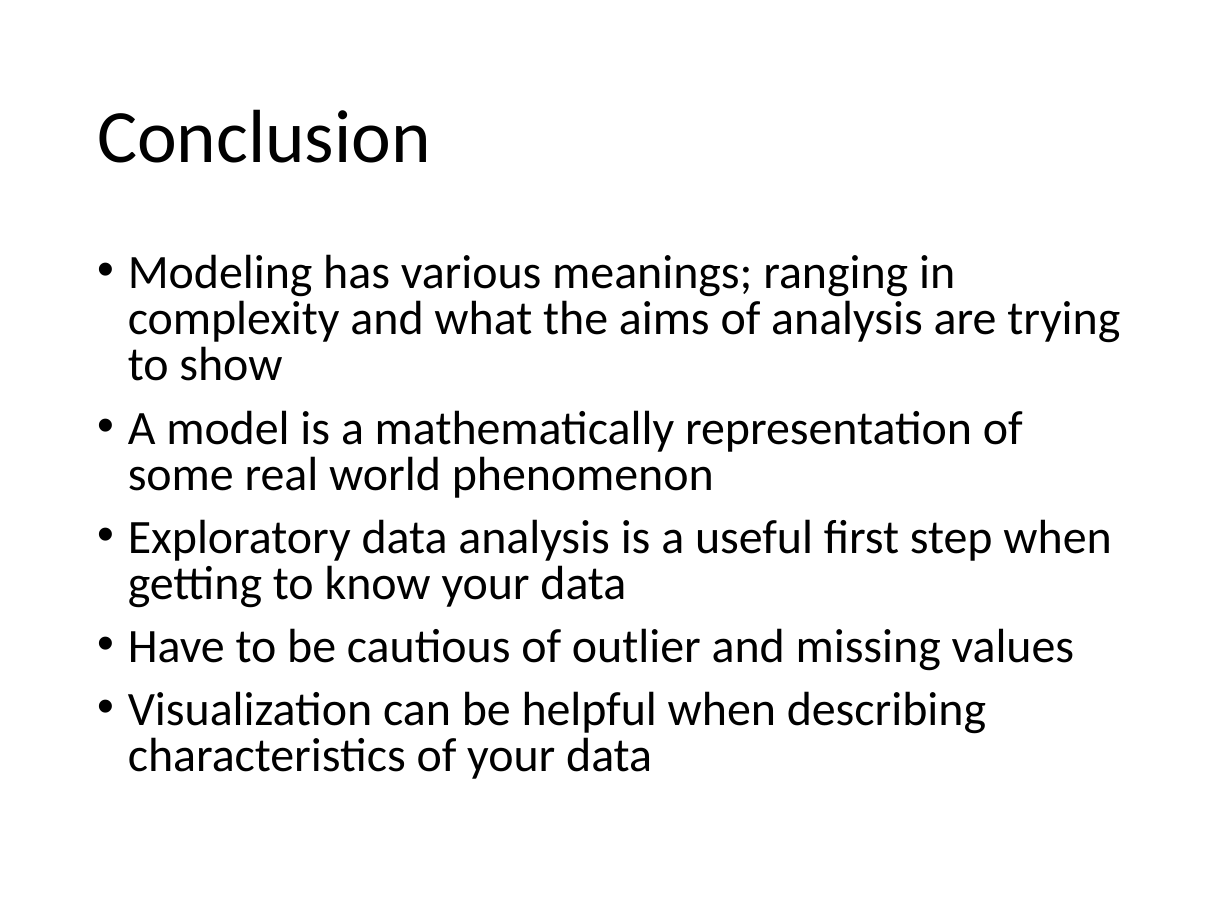
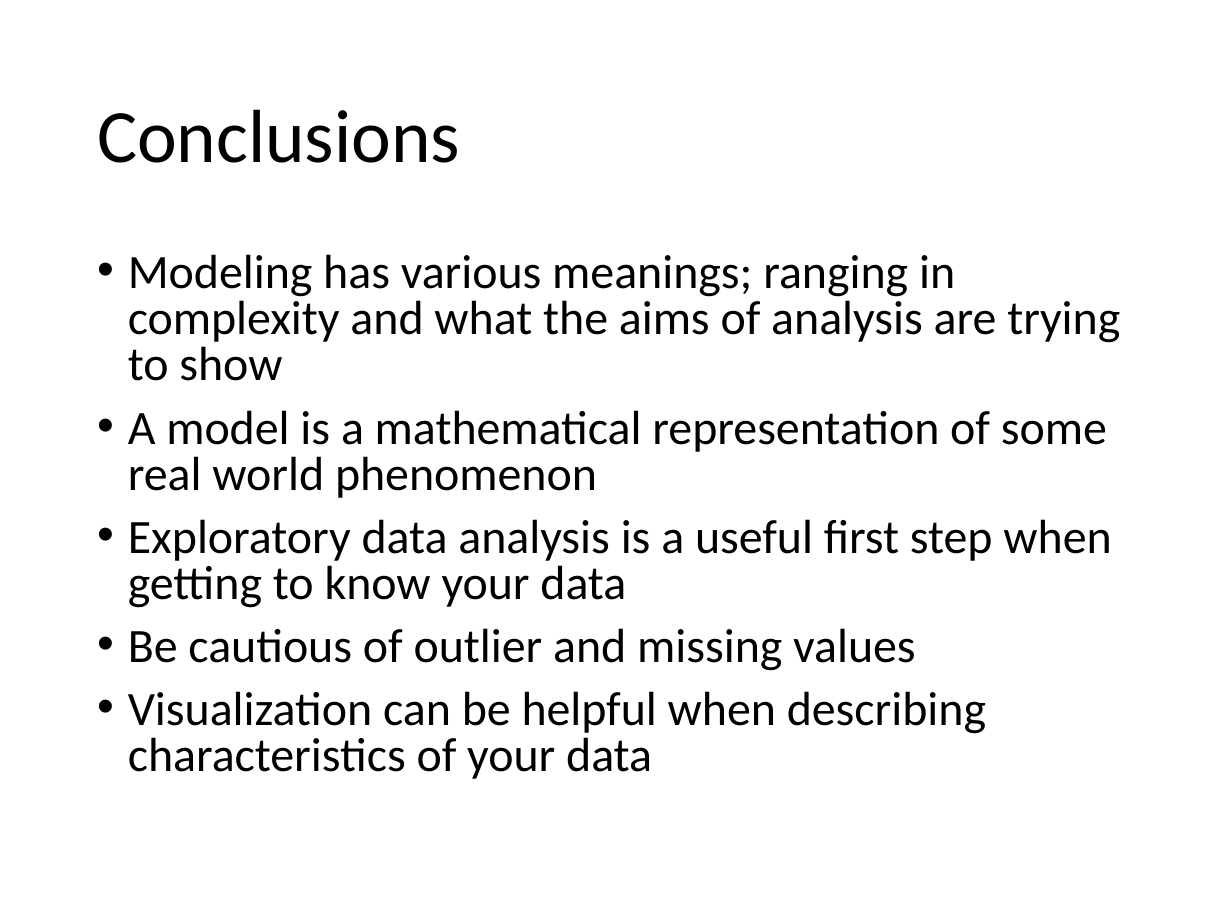
Before and after one commit to alexsingleton/urban_analytics, a slide deck: slide 13 of Slides/11_Lecture.pptx (slide 14 before the commit). Drawn at 1232x924 pixels with LibreOffice and Linux fonts; fonts in the diff are those of the drawing. Boxes give left, top, right and bottom in pixels: in the first picture for what was removed or moved away, otherwise in the second. Text is boxed around its words. In the diff, an @@ line names an element or a change of style, - is before the commit and + after.

```diff
--- a/Slides/11_Lecture.pptx
+++ b/Slides/11_Lecture.pptx
@@ title at [97,109,460,163]: text changed @@
-Conclusion
+Conclusions
@@ text at [128,410,1107,498]: text changed @@
-• A model is a mathematically representation of some real world phenomenon
+• A model is a mathematical representation of some real world phenomenon
@@ text at [128,628,915,671]: text changed @@
-• Have to be cautious of outlier and missing values
+• Be cautious of outlier and missing values
```
Also in this commit, not shown: 9 other slides changed, 1 slide removed, 8 other files.
